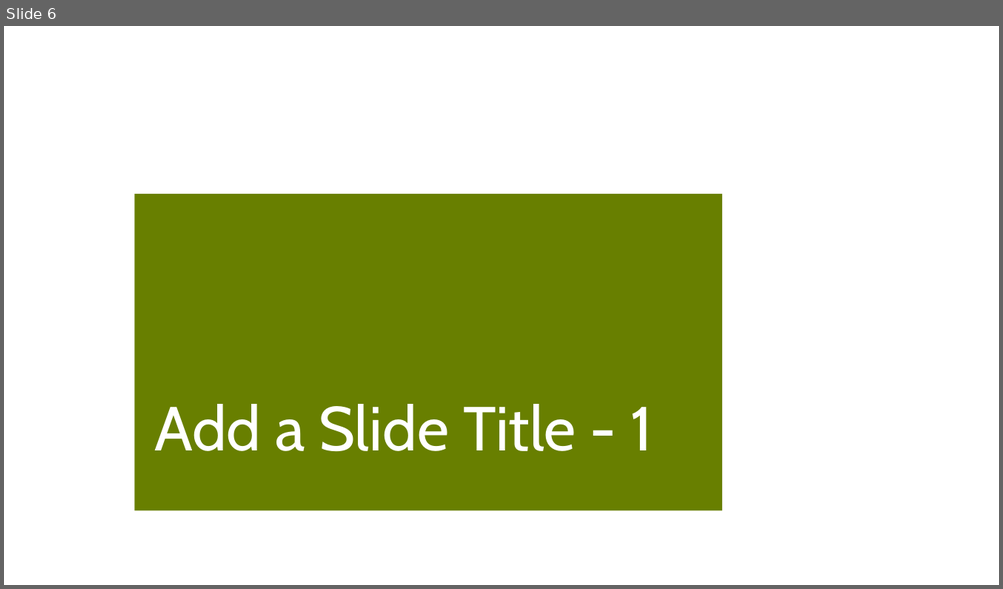
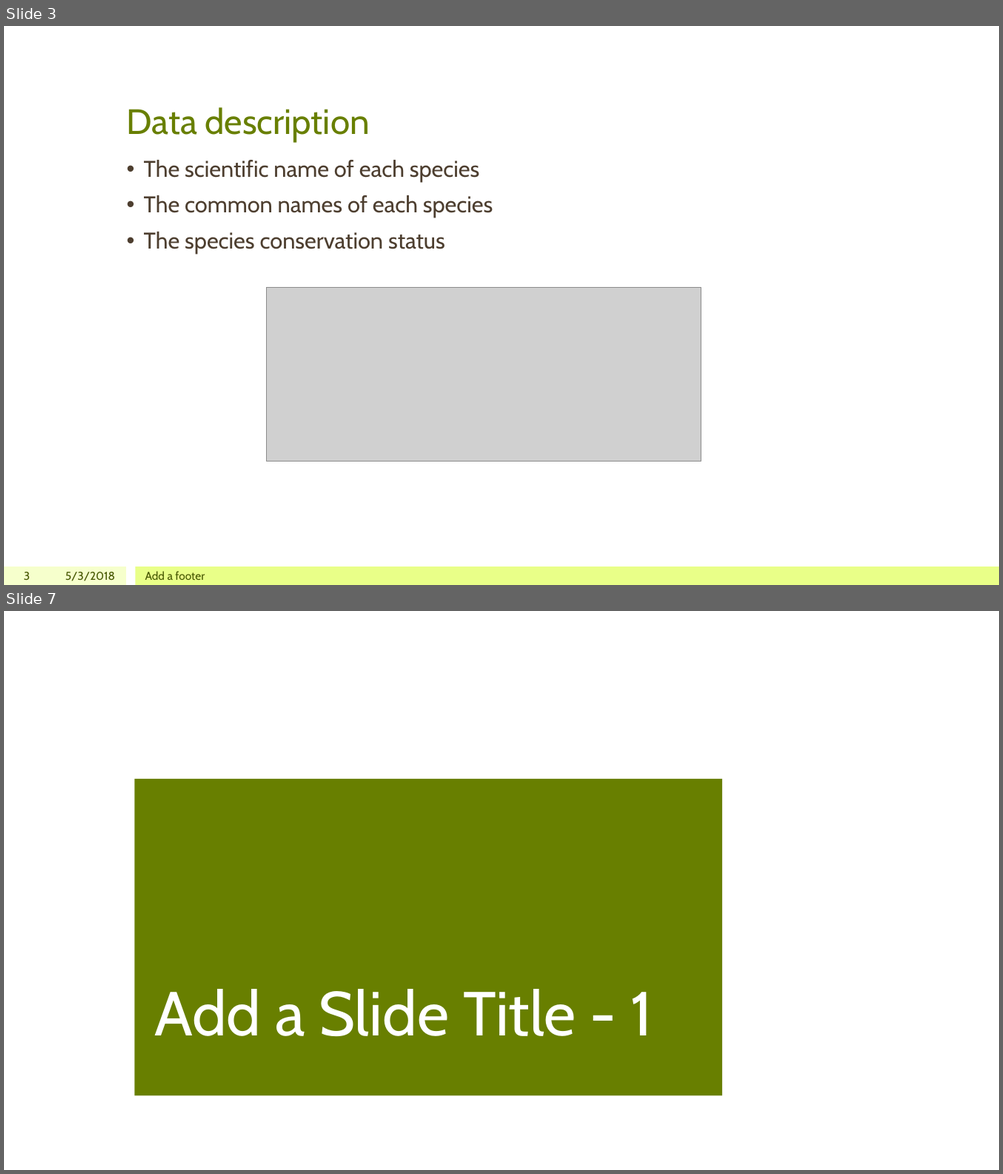
Before and after one commit to iamchristinelee/codeacademy, a slide deck: DataScience/Capstone/biodiversity.pptx. Shown one above the other, each under a label of ours: slide 6 before the commit, slides 3 and 7 after it; the slides between them are not shown. The pictures are 1003x589 and 1003x1174 pixels, drawn with LibreOffice and Linux fonts; fonts in the diff are those of the drawing; grey boxes stand for pictures; background and template pictures are left out. Boxes give left, top, right and bottom in pixels: in the first picture for what was removed or moved away, otherwise in the second. Text is boxed around its words. In the diff, an @@ line names an element or a change of style, - is before the commit and + after.

```diff
--- a/DataScience/Capstone/biodiversity.pptx
+++ b/DataScience/Capstone/biodiversity.pptx
@@ slide 3 added at box(4, 26, 999, 585), background #FFFFFF @@
@@ title added at box(127, 107, 369, 142), 34 pt, text #688000 @@
+Data description
@@ text added at box(144, 160, 493, 254), 22 pt, text #4D3E2F @@
+• The scientific name of each species
+• The common names of each species
+• The species conservation status
@@ picture added at box(267, 288, 701, 462) @@
@@ rectangle added at box(4, 567, 126, 585), fill #F6FFCC @@
@@ page number added at box(24, 572, 30, 580), 11 pt, text #455500 @@
+3
@@ text added at box(65, 572, 115, 582), 11 pt, text #455500 @@
+5/3/2018
@@ rectangle added at box(135, 567, 999, 585), fill #E9FF88 @@
@@ text added at box(145, 571, 205, 580), 11 pt, text #455500 @@
+Add a footer
@@ what was slide 6 is now slide 7 @@
```
Also in this commit, not shown: 10 slides changed, 2 other slides added, 3 other files.
